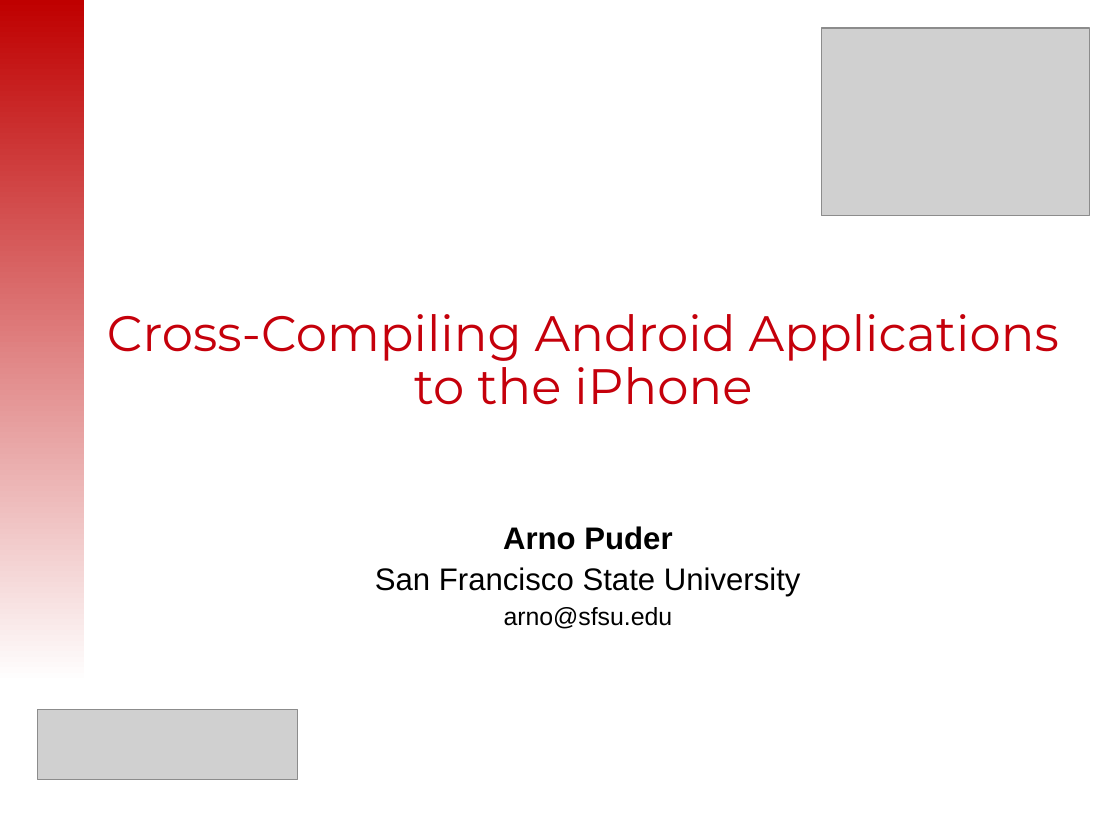
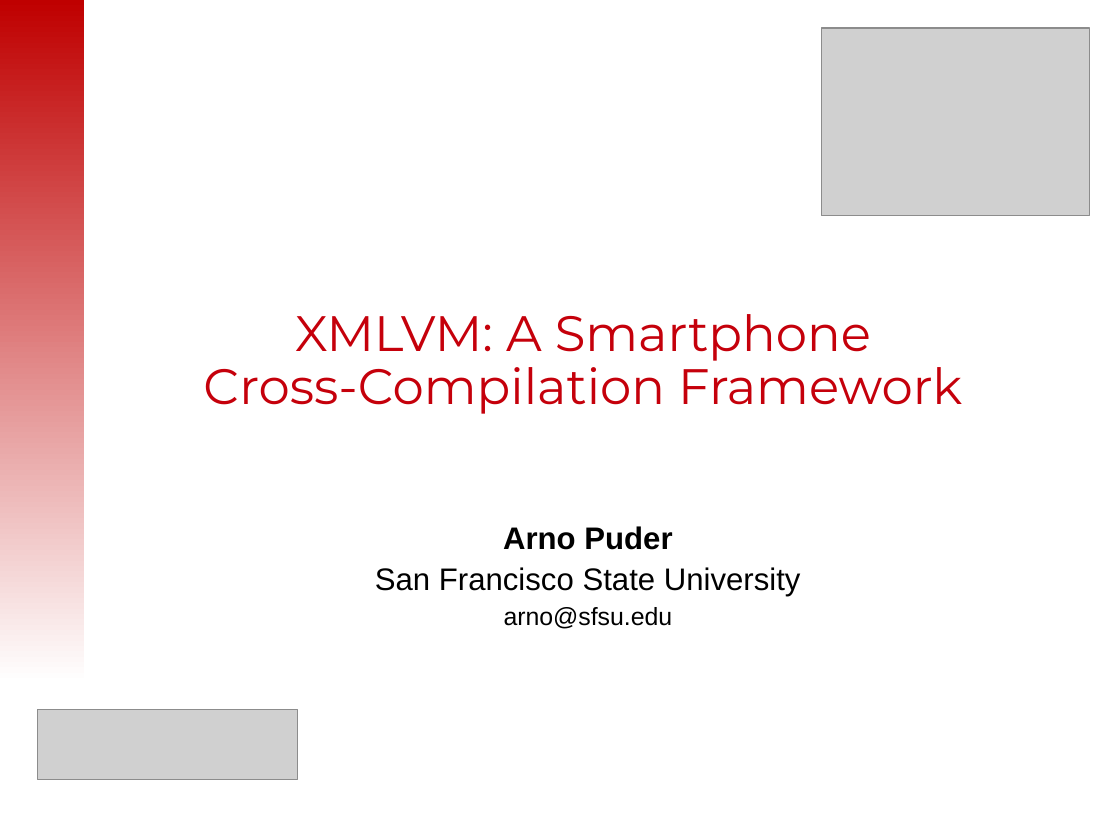
Before and after one commit to tisoft/xmlvm, a slide deck: slide 1 of doc/slides/android2iphone-master.odp. Drawn at 1120x840 pixels with LibreOffice and Linux fonts; fonts in the diff are those of the drawing; grey boxes stand for pictures. Boxes give left, top, right and bottom in pixels: in the first picture for what was removed or moved away, otherwise in the second. Text is boxed around its words. In the diff, an @@ line names an element or a change of style, - is before the commit and + after.

```diff
--- a/doc/slides/android2iphone-master.odp
+++ b/doc/slides/android2iphone-master.odp
@@ title at box(203, 314, 962, 414): text changed @@
-Cross-Compiling Android Applications to the iPhone
+XMLVM: A Smartphone
+Cross-Compilation Framework
```
Also in this commit, not shown: 20 other slides changed, 4 slides added, 1 slide removed.
